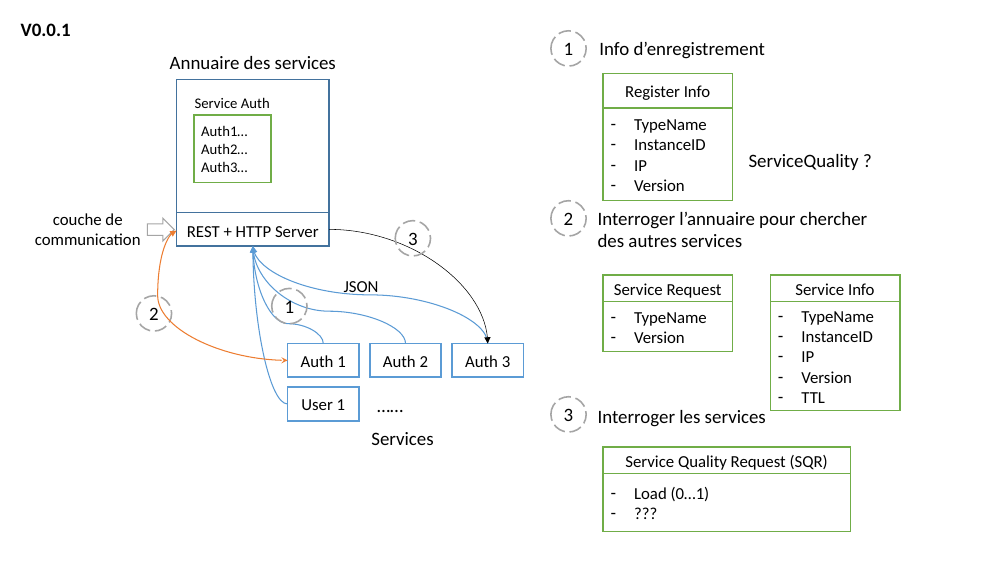
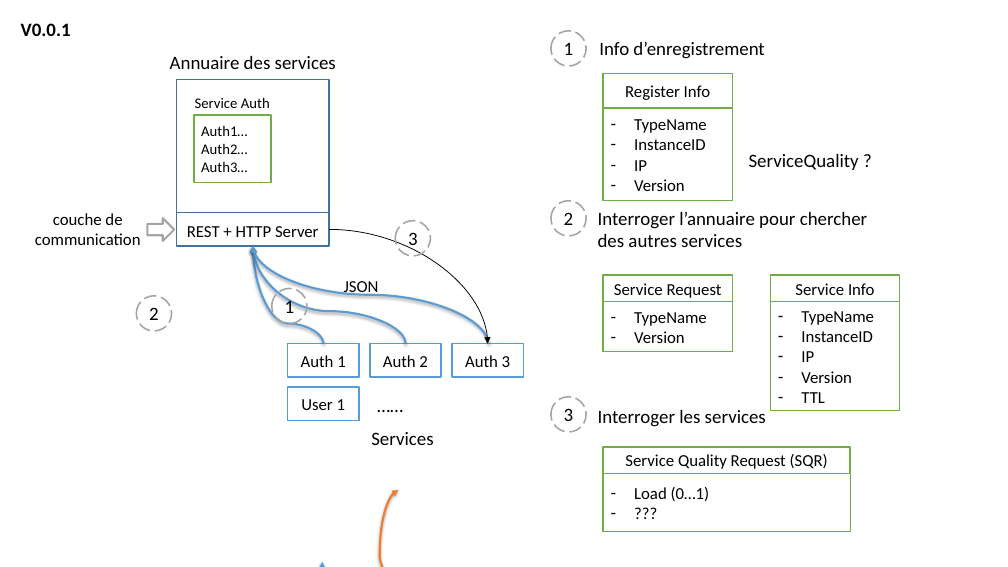
Before and after one commit to WangYuw/dev-MS, a slide deck: slide 1 of design/schema.pptx. Drawn at 1008x567 pixels with LibreOffice and Linux fonts; fonts in the diff are those of the drawing. Boxes give left, top, right and bottom in pixels: in the first picture for what was removed or moved away, otherwise in the second. Text is boxed around its words. In the diff, an @@ line names an element or a change of style, - is before the commit and + after.

```diff
--- a/design/schema.pptx
+++ b/design/schema.pptx
@@ right arrow at (147, 219, 175, 241): outline #A5A5A5 1 pt to #A5A5A5 2 pt; proportions changed @@
@@ curved double arrow removed from (287, 361) to (177, 231) @@
@@ curved arrow (330, 229) - (488, 343): stroke #000000 0.5 pt to #000000 0.75 pt @@
@@ outline #A5A5A5 1.5 pt dashed to #A5A5A5 1.5 pt in 3 elements at (271, 289, 307, 324), (136, 296, 172, 331), (395, 221, 431, 256) @@
@@ curved arrow (324, 343) - (253, 247): stroke #5B9BD5 1 pt to #5B9BD5 2 pt @@
@@ curved arrow (405, 343) - (253, 247): stroke #5B9BD5 1 pt to #5B9BD5 2 pt @@
@@ curved arrow (488, 343) - (253, 247): stroke #5B9BD5 1 pt to #5B9BD5 2 pt @@
@@ curved arrow removed from (287, 404) to (253, 247) @@
@@ curved double arrow added from (510, 567) to (399, 490), #ED7D31 2 pt @@
@@ curved arrow added from (357, 567) to (322, 562), #5B9BD5 2 pt @@
```
Also in this commit, not shown: 1 other slide changed, 2 slides added, 5 other files.
